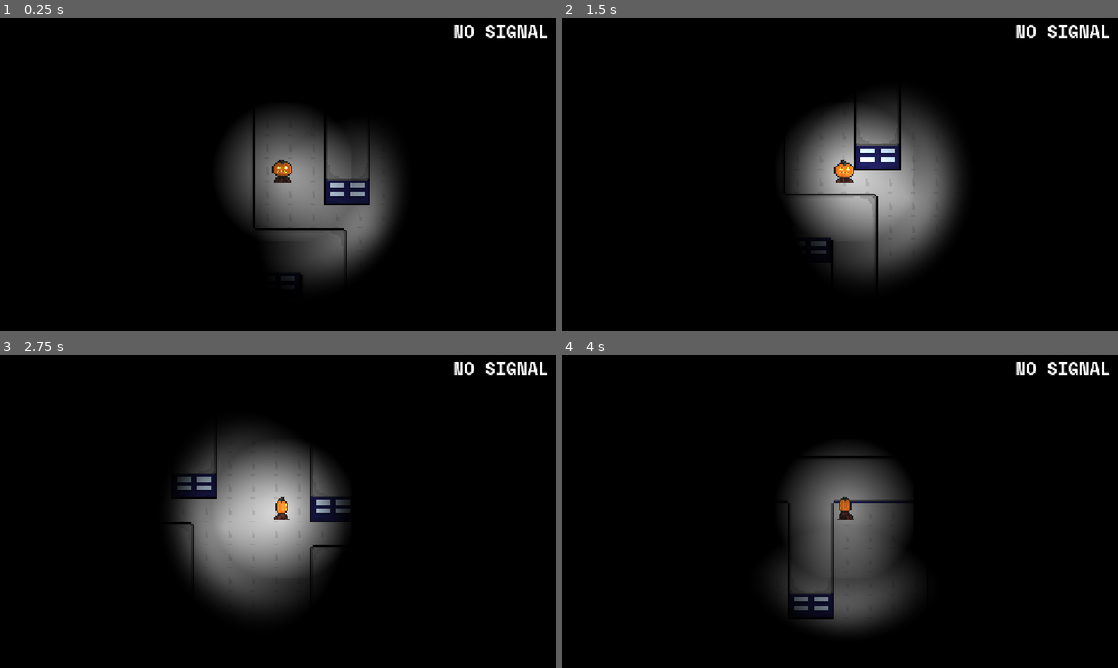
Above: before the commit, frames 1-4 (two rows, left to right).
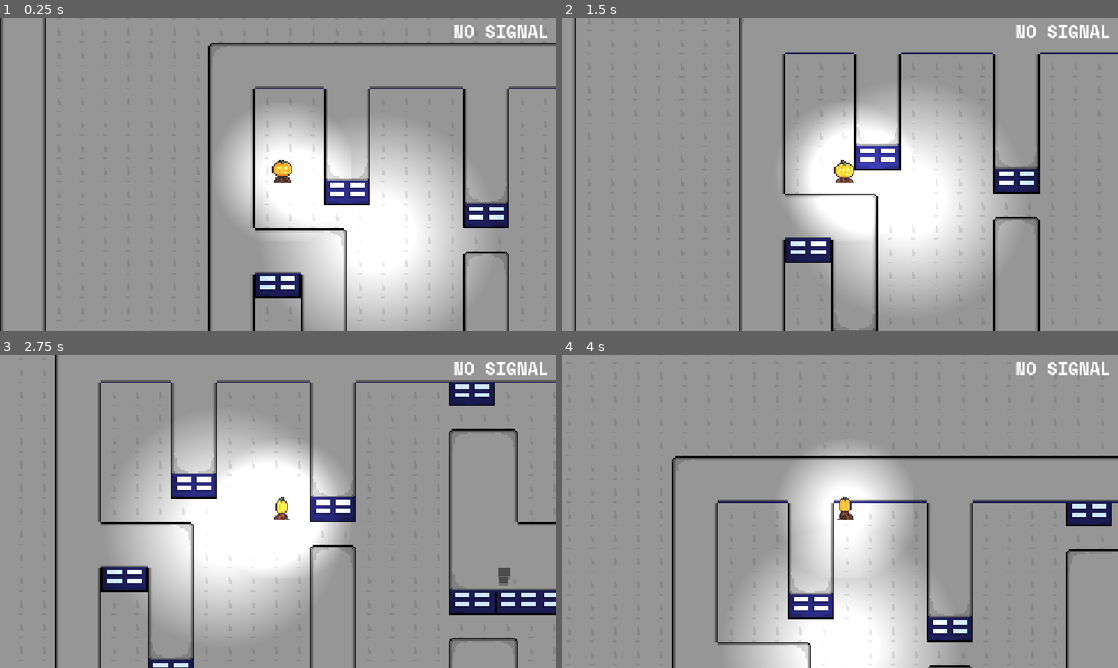
Above: after the commit, the same moments.

Repository: TurbogamesDev/godot-wild-jam-98
Game: Godot game, scene res://assets/scenes/levels/test_level2.tscn
The game is run twice, just before and just after one commit, with the same random seed, the same clock (stepped at 60 frames per second) and the same inputs. This scene is started directly instead of the project's main scene. The engine's default icon, where the game draws it, is replaced by a stand-in: a white triangle on a blue panel in a dark square.
Inputs (mouse positions are in pixels of both pictures, inside the frame that each line leads up to):
- Up to frame 1 (0.25 s): no input
- Up to frame 2 (1.5 s): tap Enter at 0.5 s; move the mouse to (962, 158) at 0.52 s; hold D (right) 0.53-1.28 s; click (962, 158) at 0.67 s; move the mouse to (728, 190) at 1.27 s; hold S (down) from 1.28 s (still down)
- Up to frame 3 (2.75 s): move the mouse to (333, 442) at 2.02 s; release S (down) at 2.03 s; hold D (right) from 2.03 s (still down)
- Up to frame 4 (4 s): move the mouse to (812, 574) at 2.77 s; release D (right) at 2.78 s; hold W (up) 2.78-3.53 s; click (812, 574) at 2.92 s; move the mouse to (1006, 558) at 3.52 s; hold A (left) from 3.53 s (still down)

The runs differ from the first frame. In frame 1, 98% of the frame differs, in the area x 0-100%, y 0-100%; in frame 2, 98%; in frame 3, 98%; in frame 4, 98%.

Commit message:
Add enemy scene with NavigationAgent2D node.

Diff:
--- /dev/null
+++ b/assets/scenes/characters/enemy.tscn
@@ -0,0 +1,16 @@
+[gd_scene format=3 uid="uid://d1bdhu0st2orp"]
+
+[ext_resource type="Texture2D" uid="uid://bur07uhwih60y" path="res://assets/sprites/Placeholders/cop wolf.png" id="1_pr8u0"]
+
+[sub_resource type="CapsuleShape2D" id="CapsuleShape2D_3hfh6"]
+height = 36.0
+
+[node name="Enemy" type="CharacterBody2D" unique_id=1954471988]
+
+[node name="Sprite2D" type="Sprite2D" parent="." unique_id=1114232854]
+texture = ExtResource("1_pr8u0")
+
+[node name="CollisionShape2D" type="CollisionShape2D" parent="." unique_id=446824236]
+shape = SubResource("CapsuleShape2D_3hfh6")
+
+[node name="NavigationAgent2D" type="NavigationAgent2D" parent="." unique_id=271923362]
--- a/assets/scenes/levels/test_level2.tscn
+++ b/assets/scenes/levels/test_level2.tscn
@@ -22,6 +22,12 @@
 fill_from = Vector2(0.5260417, 0.5086806)
 fill_to = Vector2(0.5399306, 0)
 
+[sub_resource type="NavigationPolygon" id="NavigationPolygon_n0d4k"]
+vertices = PackedVector2Array(8, 8, -8, 8, -8, -8, 8, -8)
+polygons = Array[PackedInt32Array]([PackedInt32Array(0, 1, 2, 3)])
+outlines = Array[PackedVector2Array]([PackedVector2Array(-8, -8, 8, -8, 8, 8, -8, 8)])
+agent_radius = 0.0
+
 [sub_resource type="TileSetAtlasSource" id="TileSetAtlasSource_n0d4k"]
 texture = ExtResource("8_n0d4k")
 0:0/0 = 0
@@ -31,7 +37,9 @@
 4:0/0 = 0
 5:0/0 = 0
 6:0/0 = 0
+6:0/0/navigation_layer_0/polygon = SubResource("NavigationPolygon_n0d4k")
 7:0/0 = 0
+7:0/0/navigation_layer_0/polygon = SubResource("NavigationPolygon_n0d4k")
 0:1/0 = 0
 1:1/0 = 0
 2:1/0 = 0
@@ -39,7 +47,9 @@
 4:1/0 = 0
 5:1/0 = 0
 6:1/0 = 0
+6:1/0/navigation_layer_0/polygon = SubResource("NavigationPolygon_n0d4k")
 7:1/0 = 0
+7:1/0/navigation_layer_0/polygon = SubResource("NavigationPolygon_n0d4k")
 0:2/0 = 0
 1:2/0 = 0
 2:2/0 = 0
@@ -90,6 +100,7 @@
 7:7/0 = 0
 
 [sub_resource type="TileSet" id="TileSet_ggla2"]
+navigation_layer_0/layers = 1
 sources/0 = SubResource("TileSetAtlasSource_n0d4k")
 
 [sub_resource type="Gradient" id="Gradient_yt64p"]
@@ -380,7 +391,6 @@
 
 [node name="FieldOfView" type="PointLight2D" parent="player" unique_id=1233129259]
 range_item_cull_mask = 2
-shadow_enabled = true
 texture = SubResource("GradientTexture2D_0ijch")
 
 [node name="Walls" type="TileMapLayer" parent="." unique_id=946592971]
@@ -452,9 +462,11 @@
 player = NodePath("../../player")
 
 [node name="CanvasModulate" type="CanvasModulate" parent="." unique_id=1213525282]
+visible = false
 color = Color(0, 0, 0, 1)
 
 [node name="Fog of war" type="Sprite2D" parent="." unique_id=1268816554]
+visible = false
 light_mask = 2
 z_index = 10
 material = SubResource("ShaderMaterial_n0d4k")
Binary file added: assets/sprites/Placeholders/cop wolf.png
Not shown, added: assets/sprites/Placeholders/cop wolf.png.import
